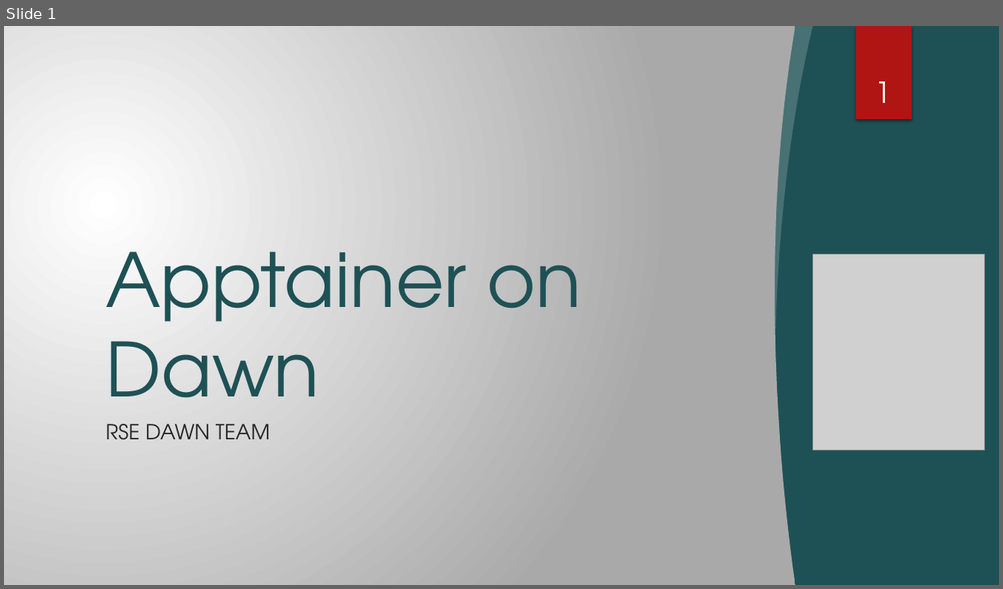
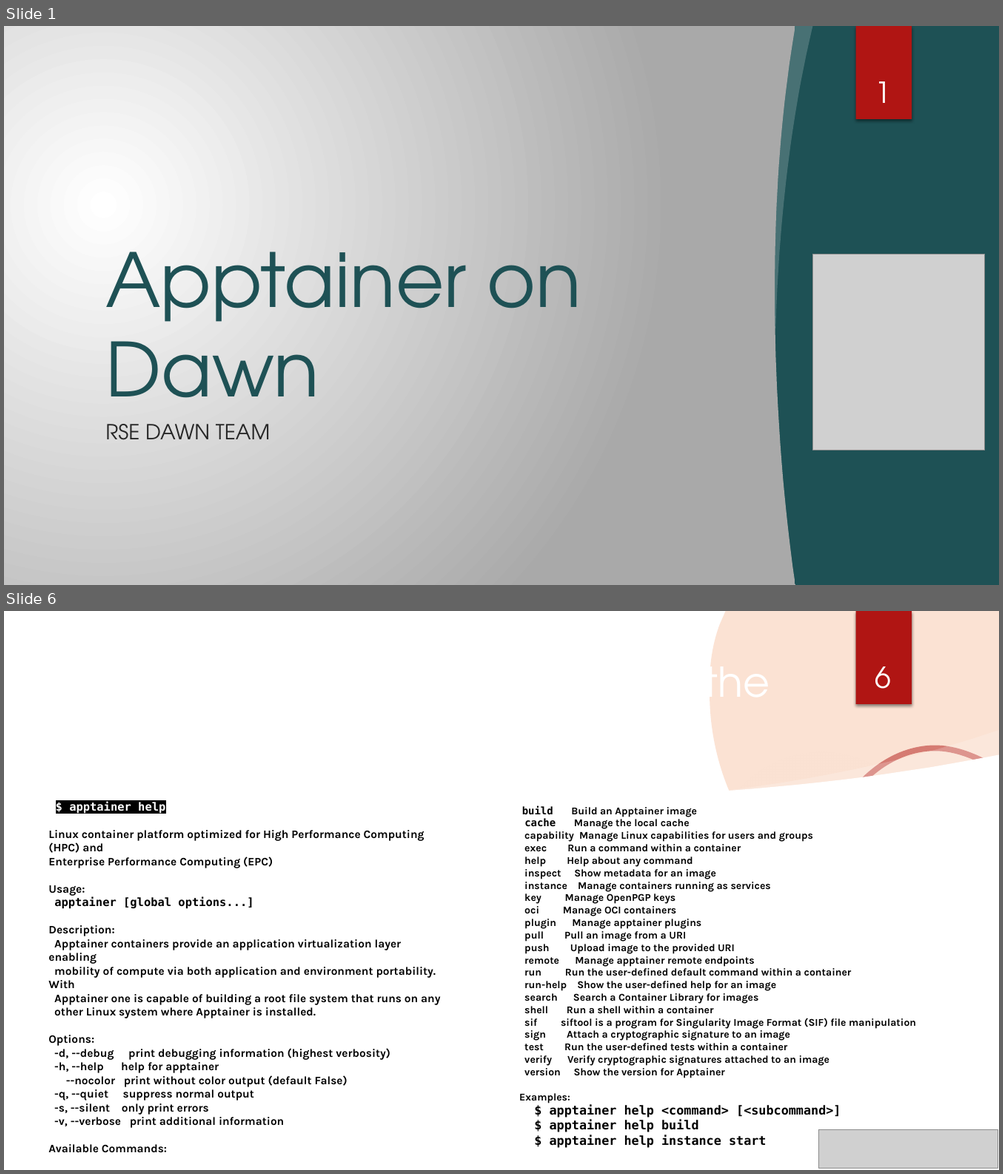
Before and after one commit to RSE-Cambridge/Intro-to-Dawn, a slide deck: Part4-Apptainer/slides/Apptainer_onDAWN.pptx. Shown one above the other, each under a label of ours: slide 1 before the commit, slides 1 and 6 after it; the slides between them are not shown. The pictures are 1003x589 and 1003x1174 pixels, drawn with LibreOffice and Linux fonts; fonts in the diff are those of the drawing; grey boxes stand for pictures; background and template pictures are left out. Boxes give left, top, right and bottom in pixels: in the first picture for what was removed or moved away, otherwise in the second. Text is boxed around its words. In the diff, an @@ line names an element or a change of style, - is before the commit and + after.

Commit message:
fixed slides

```diff
--- a/Part4-Apptainer/slides/Apptainer_onDAWN.pptx
+++ b/Part4-Apptainer/slides/Apptainer_onDAWN.pptx
@@ slide 6 added at <box>4,611,999,1170</box>, background picture (left out); not listed: 1 template element that a slide beside it also shows @@
@@ freeform shape added at <box>710,611,999,992</box>, fill #F4A16F at 30% opacity @@
@@ rectangle added at <box>855,611,911,704</box>, fill #B01513 @@
@@ page number added at <box>875,667,891,689</box>, 28 pt, text #FFFFFF @@
+6
@@ freeform shape added at <box>716,730,999,797</box>, fill #FFFFFF at 20% opacity @@
@@ freeform shape added at <box>4,755,999,1170</box>, fill #FFFFFF @@
@@ ellipse added at <box>706,748,936,977</box>, fill gradient #F3F3F3 @@
@@ freeform shape added at <box>808,749,999,1170</box>, outline #B01513 5.5 pt @@
@@ title added at <box>69,801,632,826</box>, 39.6 pt, text #FFFFFF @@
+apptainer --help always check the manual!!
@@ text added at <box>519,806,916,1148</box>, 10 pt, text #000000, bold @@
+build Build an Apptainer image
+cache Manage the local cache
+capability Manage Linux capabilities for users and groups
+exec Run a command within a container
+help Help about any command
+inspect Show metadata for an image
+instance Manage containers running as services
+key Manage OpenPGP keys
+oci Manage OCI containers
+plugin Manage apptainer plugins
+pull Pull an image from a URI
+push Upload image to the provided URI
+remote Manage apptainer remote endpoints
+run Run the user-defined default command within a container
+run-help Show the user-defined help for an image
+search Search a Container Library for images
+shell Run a shell within a container
+sif siftool is a program for Singularity Image Format (SIF) file manipulation
+sign Attach a cryptographic signature to an image
+test Run the user-defined tests within a container
+verify Verify cryptographic signatures attached to an image
+version Show the version for Apptainer
+Examples:
+$ apptainer help <command> [<subcommand>]
+$ apptainer help build
+$ apptainer help instance start
@@ text added at <box>48,830,440,1153</box>, 11 pt, text #000000, bold @@
+$ apptainer help
+Linux container platform optimized for High Performance Computing (HPC) and
+Enterprise Performance Computing (EPC)
+Usage:
+apptainer [global options...]
+Description:
+Apptainer containers provide an application virtualization layer enabling
+mobility of compute via both application and environment portability. With
+Apptainer one is capable of building a root file system that runs on any
+other Linux system where Apptainer is installed.
+Options:
+-d, --debug print debugging information (highest verbosity)
+-h, --help help for apptainer
+--nocolor print without color output (default False)
+-q, --quiet suppress normal output
+-s, --silent only print errors
+-v, --verbose print additional information
+Available Commands:
@@ picture added at <box>819,1130,998,1169</box> @@
```
Also in this commit, not shown: 2 slides changed, 30 other slides added.
